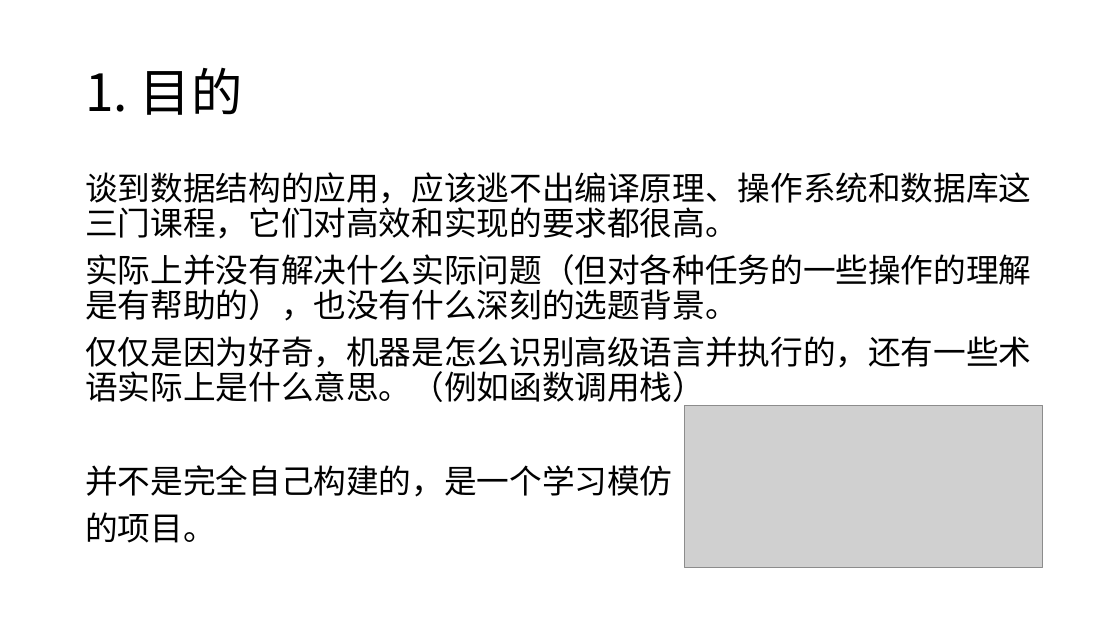
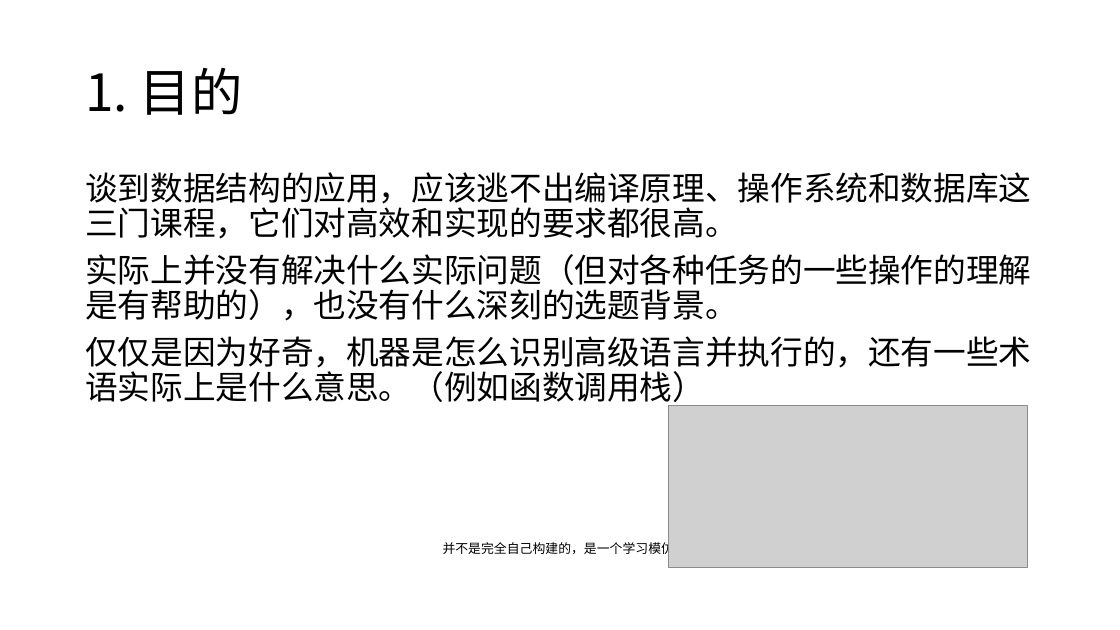
Before and after one commit to Blackteaxx/PythonDataAnalyze, a slide deck: slide 3 of Blakcteaxx/Clox.pptx. Drawn at 1120x630 pixels with LibreOffice and Linux fonts; fonts in the diff are those of the drawing; grey boxes stand for pictures. Boxes give left, top, right and bottom in pixels: in the first picture for what was removed or moved away, otherwise in the second. Text is boxed around its words. In the diff, an @@ line names an element or a change of style, - is before the commit and + after.

```diff
--- a/Blakcteaxx/Clox.pptx
+++ b/Blakcteaxx/Clox.pptx
@@ picture: place and size @@
-picture at [685, 405, 1044, 567]
+picture at [669, 405, 1028, 567]
@@ text at [443, 539, 1034, 557]: text changed; size 28 to 11 pt @@
-并不是完全自己构建的，是一个学习模仿
-的项目。
+并不是完全自己构建的，是一个学习模仿的项目 。
```
Also in this commit, not shown: 17 other slides changed, 2 slides added, 2 slides removed, 20 other files.
